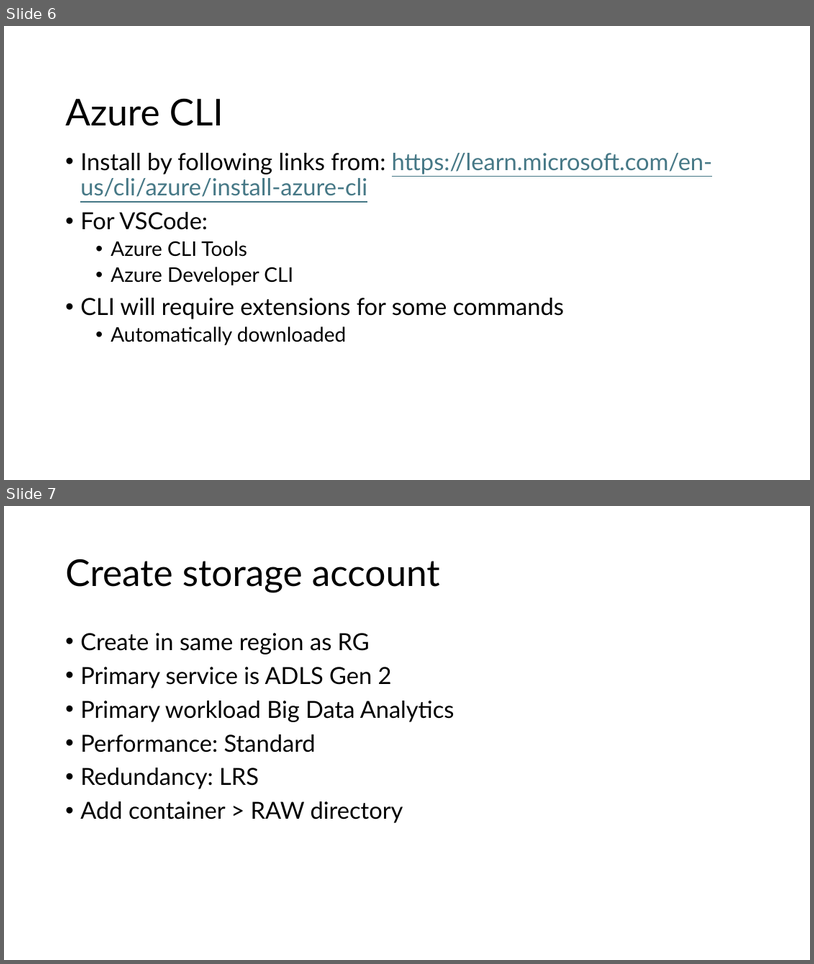
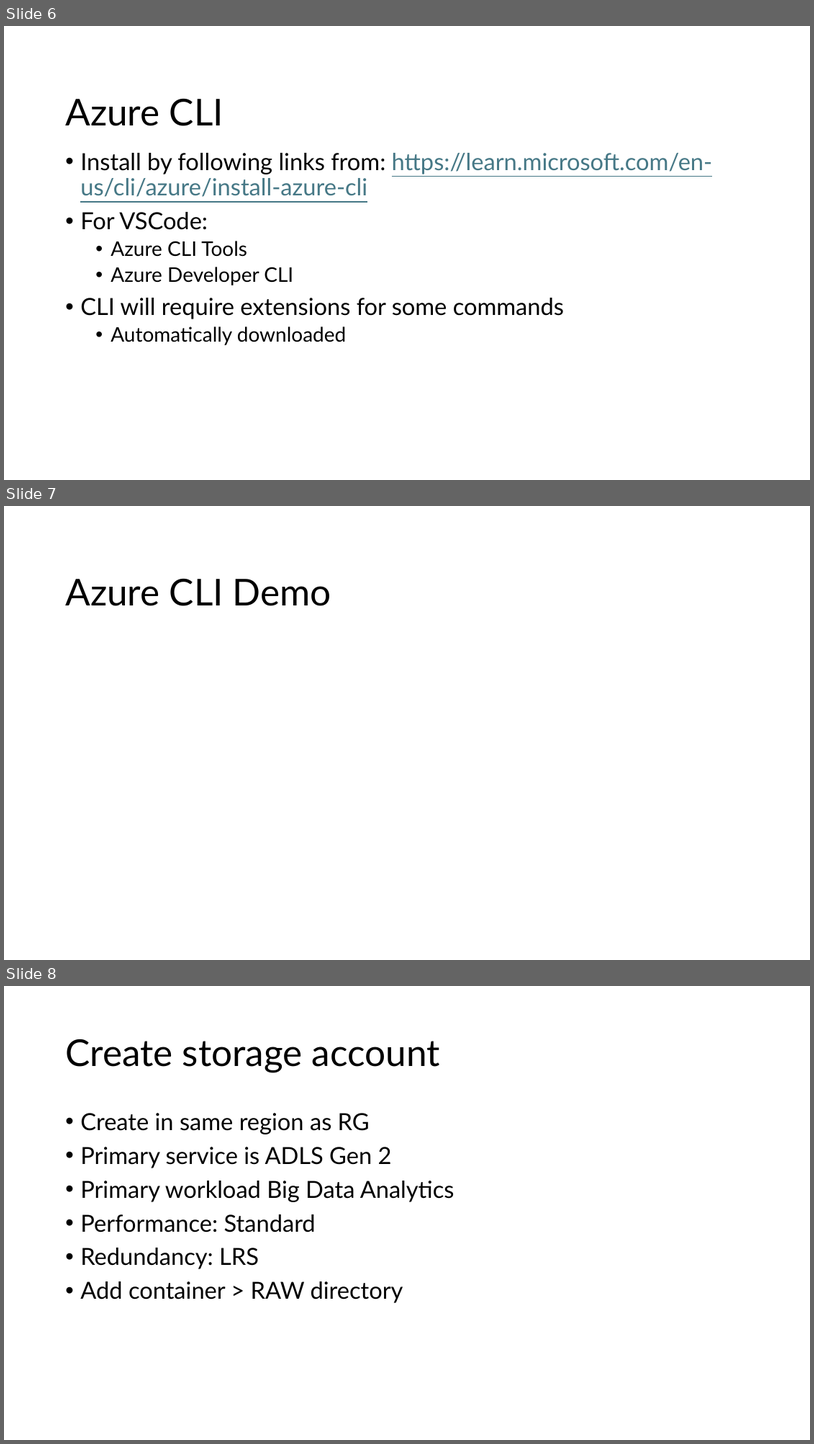
Before and after one commit to phil-a10/Talks, a slide deck: Data Engineering Using Free Tools/Learn Data Engineering For Free.pptx. Shown one above the other, each under a label of ours: slides 6 and 7 before the commit, slides 6, 7 and 8 after it. The pictures are 814x964 and 814x1444 pixels, drawn with LibreOffice and Linux fonts; fonts in the diff are those of the drawing. Boxes give left, top, right and bottom in pixels: in the first picture for what was removed or moved away, otherwise in the second. Text is boxed around its words. In the diff, an @@ line names an element or a change of style, - is before the commit and + after.

Commit message:
Adding databricks notebook demo and other related stuff

```diff
--- a/Data Engineering Using Free Tools/Learn Data Engineering For Free.pptx
+++ b/Data Engineering Using Free Tools/Learn Data Engineering For Free.pptx
@@ slide 7 added at <box>4,506,810,960</box>, background #FFFFFF @@
@@ title added at <box>65,578,332,606</box>, 44 pt, text #000000 @@
+Azure CLI Demo
@@ what was slide 7 is now slide 8 @@
```
Also in this commit, not shown: 1 slide changed, 4 other slides added, 1 slide removed, 2 other files.
